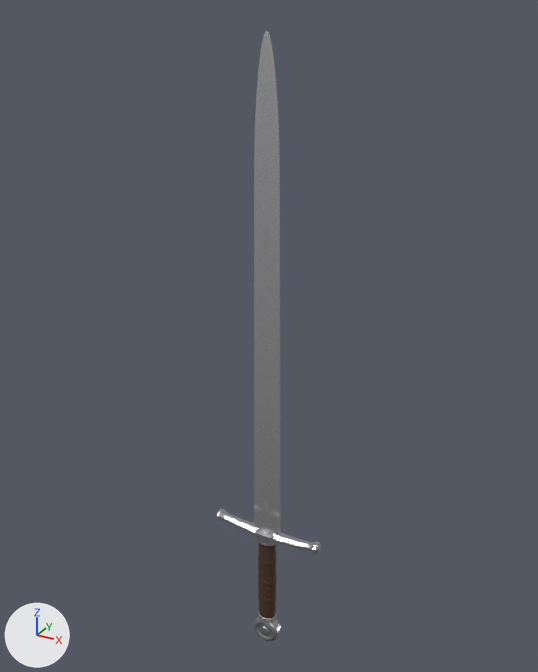
The FBX model Art/Weapons/SteelSword/SM_SteelSword.fbx as it was, and as the next commit left it.
Camera for both pictures: a 50 mm camera at (0.504, -0.91, 0.924) aimed at (-0.014, 0.031, 0.453). Lighting does not change. The marker at lower left points along +X, +Y and +Z. The first picture is the older version. Objects named as collision shapes, trigger or cutter boxes, shadow casters or lower levels of detail are left out. Where no turn or scale is listed for an object, it has been applied to the vertices.

Objects in the first picture: 'SM_SteelSword'.
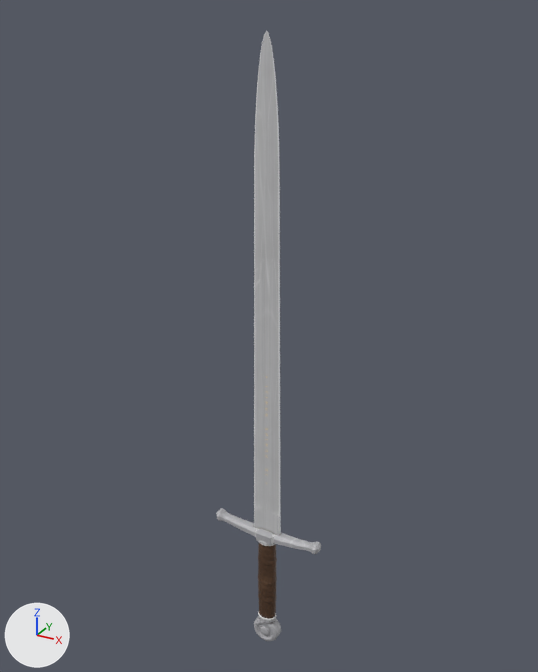
Patch to the scene script:
```diff
--- a/Art/Weapons/SteelSword/SM_SteelSword.fbx.py
+++ b/Art/Weapons/SteelSword/SM_SteelSword.fbx.py
@@ img_t_steelsword_normal_opengl_png @@
+img_t_steelsword_normal_opengl_png = load_image('T_SteelSword_Normal_OpenGL.png', 'Textures/T_SteelSword_Normal_OpenGL.png', 2048, 2048, 'Non-Color')
@@ img_t_steelsword_basecolor_png @@
+img_t_steelsword_basecolor_png = load_image('T_SteelSword_BaseColor.png', 'Textures/T_SteelSword_BaseColor.png', 2048, 2048, 'sRGB')
@@ mat_m_steelsword @@
+mat_m_steelsword = bpy.data.materials.new('M_SteelSword')
+# uses the picture img_t_steelsword_basecolor_png
+# uses the picture img_t_steelsword_normal_opengl_png
@@ me_sm_steelsword @@
 # used by ob_sm_steelsword; location = (0.0, 0.0, 0.0)
-me_sm_steelsword.from_pydata(...)  # 10374 vertices, 10226 faces; spans x -0.1..0.1, y -0.015..0.015, z -0.146..0.898
-me_sm_steelsword.materials.append(mat_m_swordgrip_leather)  # brown #482f1e
+me_sm_steelsword.from_pydata(...)  # 15088 vertices, 14940 faces; spans x -0.1..0.1, y -0.015..0.015, z -0.146..0.898
+# me_sm_steelsword part 1: 66 vertices moved within x -0.017..0.017, y -0.014..0.014, z -0.14..0.086; 4714 vertices added at x -0.1..0.1, y -0.015..0.015, z -0.14..0.898
+# me_sm_steelsword part 2: 4257 faces spanning x -0.026..0.026, y -0.004..0.004, z 0.108..0.898 switch from mat_m_swordblade_steel (white #e5e5e7) to mat_m_steelsword
+# me_sm_steelsword part 3: 607 faces spanning x -0.1..0.1, y -0.014..0.014, z -0.146..0.11 switch from mat_m_swordfittings_steel (grey #b8b8bc) to mat_m_steelsword
```

Pixel boxes (x1, y1, x2, y2) of what changed, in the pictures (538 x 672 px):
part 1 of me_sm_steelsword, reshaped
    after: (216, 31, 321, 640)
part 2 of me_sm_steelsword, recoloured (white to grey)
    both: (254, 33, 280, 534)
part 3 of me_sm_steelsword, recoloured
    both: (245, 521, 321, 641)
